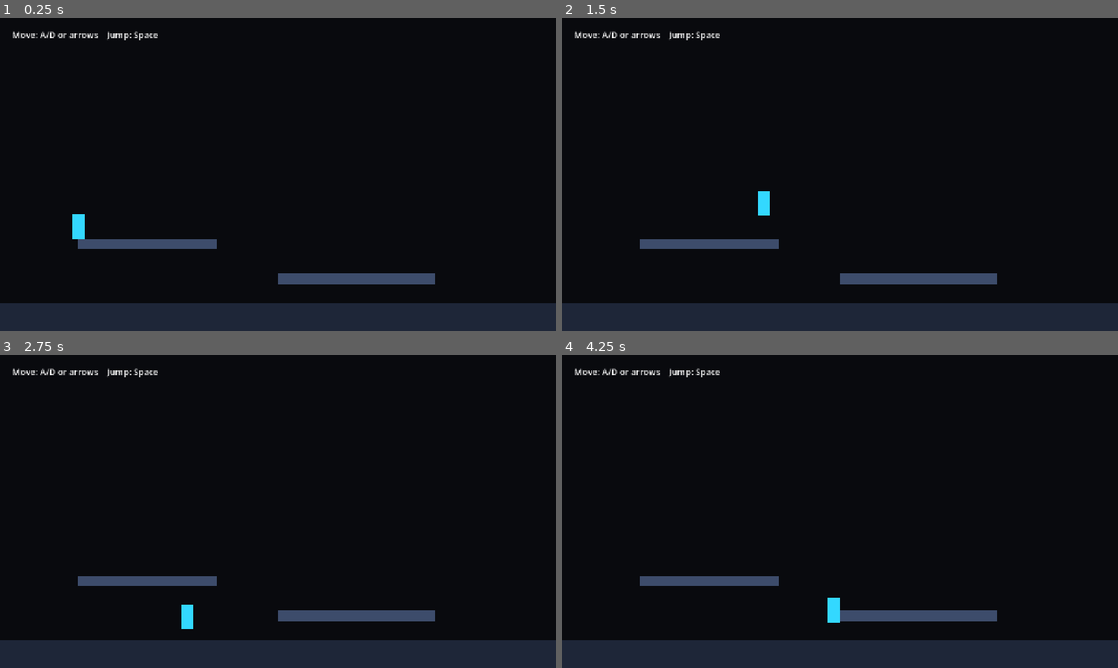
Above: before the commit, frames 1-4 (two rows, left to right).
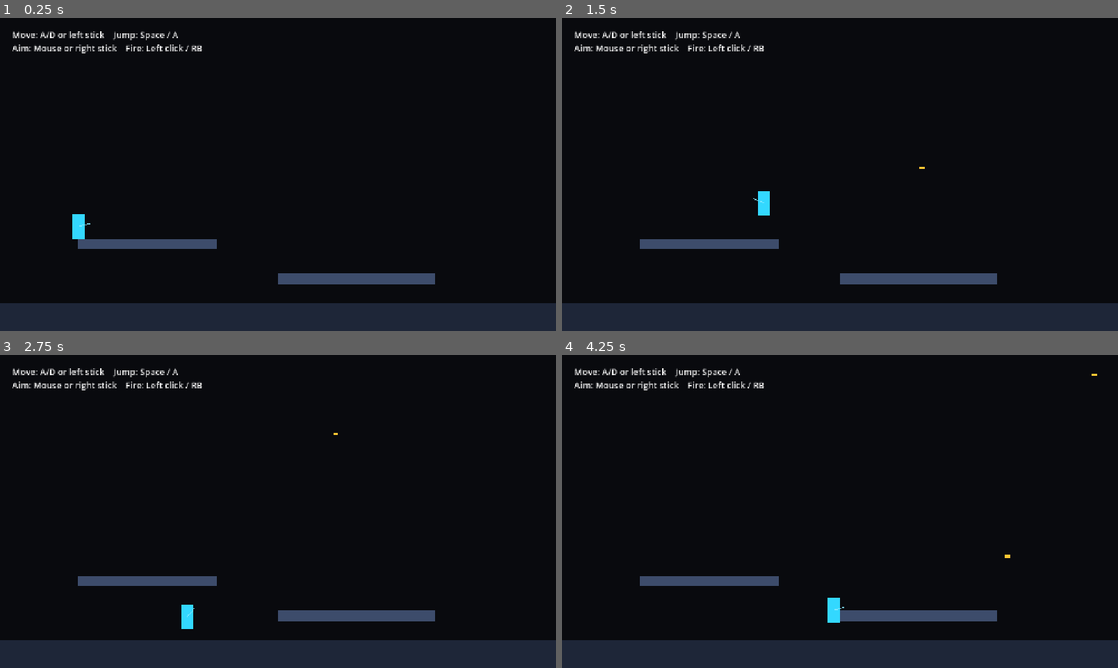
Above: after the commit, the same moments.

Repository: YangYuS8/riftwire
Game: Godot game, scene res://game/actors/player/movement_lab.tscn
The game is run twice, just before and just after one commit, with the same random seed, the same clock (stepped at 60 frames per second) and the same inputs.
Inputs (mouse positions are in pixels of both pictures, inside the frame that each line leads up to):
- Up to frame 1 (0.25 s): no input
- Up to frame 2 (1.5 s): tap Enter at 0.5 s; move the mouse to (962, 158) at 0.52 s; hold D (move_right) from 0.53 s (still down); click (962, 158) at 0.6 s; tap Space (jump) at 0.77, 0.8, 1.07, 1.35 s; move the mouse to (728, 190) at 1.27 s
- Up to frame 3 (2.75 s): tap Space (jump) at 1.52, 1.82, 2.3 s; click (166, 527) at 1.55 s; move the mouse to (333, 442) at 2.02 s; release D (move_right) at 2.03 s; hold A (move_left) from 2.03 s (still down); click (333, 442) at 2.1 s
- Up to frame 4 (4.25 s): move the mouse to (812, 574) at 2.77 s; release A (move_left) at 2.78 s; hold D (move_right) from 2.78 s (still down); click (812, 574) at 2.85 s; tap Space (jump) at 3.02, 3.32, 3.6, 3.77, 4.07 s; move the mouse to (1006, 558) at 3.52 s; click (1006, 558) at 3.67 s

The runs differ from the first frame. In frame 1, 0.6% of the frame differs, in the area x 2-37%, y 4-67%; in frame 2, 0.6%; in frame 3, 0.6%; in frame 4, 0.7%, in the area x 2-97%, y 4-82%.

Commit message:
feat: add first-pass aiming and base shooting
Extend player commands with aiming and fire state, add mouse and controller input bindings, introduce a deterministic weapon fire model and base projectile lifecycle, integrate a reusable player weapon component, and add unit and scene coverage.

Refs #5.

Diff:
--- a/game/actors/player/input/action_player_input_source.gd
+++ b/game/actors/player/input/action_player_input_source.gd
@@ -4,40 +4,122 @@
 const ACTION_MOVE_LEFT: StringName = &"move_left"
 const ACTION_MOVE_RIGHT: StringName = &"move_right"
 const ACTION_JUMP: StringName = &"jump"
+const ACTION_AIM_LEFT: StringName = &"aim_left"
+const ACTION_AIM_RIGHT: StringName = &"aim_right"
+const ACTION_AIM_UP: StringName = &"aim_up"
+const ACTION_AIM_DOWN: StringName = &"aim_down"
+const ACTION_FIRE: StringName = &"fire"
+const AIM_STICK_THRESHOLD_SQUARED: float = 0.04
+
+var _pointer_direction_provider: Callable
 
 
-func _init() -> void:
+func _init(pointer_direction_provider: Callable = Callable()) -> void:
+	_pointer_direction_provider = pointer_direction_provider
 	_ensure_default_actions()
 
 
 func sample() -> PlayerInputFrame:
+	var aim_direction := Input.get_vector(
+		ACTION_AIM_LEFT,
+		ACTION_AIM_RIGHT,
+		ACTION_AIM_UP,
+		ACTION_AIM_DOWN
+	)
+	if aim_direction.length_squared() < AIM_STICK_THRESHOLD_SQUARED:
+		aim_direction = _sample_pointer_direction()
+
 	return PlayerInputFrame.new(
 		Input.get_axis(ACTION_MOVE_LEFT, ACTION_MOVE_RIGHT),
 		Input.is_action_just_pressed(ACTION_JUMP),
-		Input.is_action_pressed(ACTION_JUMP)
+		Input.is_action_pressed(ACTION_JUMP),
+		aim_direction,
+		Input.is_action_just_pressed(ACTION_FIRE),
+		Input.is_action_pressed(ACTION_FIRE)
 	)
 
 
-static func _ensure_default_actions() -> void:
-	_ensure_action(ACTION_MOVE_LEFT, [KEY_A, KEY_LEFT])
-	_ensure_action(ACTION_MOVE_RIGHT, [KEY_D, KEY_RIGHT])
-	_ensure_action(ACTION_JUMP, [KEY_SPACE])
+func _sample_pointer_direction() -> Vector2:
+	if not _pointer_direction_provider.is_valid():
+		return Vector2.RIGHT
+	var sampled_direction: Variant = _pointer_direction_provider.call()
+	if sampled_direction is Vector2:
+		return sampled_direction
+	return Vector2.RIGHT
 
 
-static func _ensure_action(action: StringName, physical_keys: Array[int]) -> void:
-	if not InputMap.has_action(action):
-		InputMap.add_action(action)
+static func _ensure_default_actions() -> void:
+	_ensure_action(ACTION_MOVE_LEFT)
+	_add_physical_key(ACTION_MOVE_LEFT, KEY_A)
+	_add_physical_key(ACTION_MOVE_LEFT, KEY_LEFT)
+	_add_joy_motion(ACTION_MOVE_LEFT, JOY_AXIS_LEFT_X, -1.0)
 
-	for physical_key in physical_keys:
-		if _has_physical_key(action, physical_key):
-			continue
-		var event := InputEventKey.new()
-		event.physical_keycode = physical_key
-		InputMap.action_add_event(action, event)
+	_ensure_action(ACTION_MOVE_RIGHT)
+	_add_physical_key(ACTION_MOVE_RIGHT, KEY_D)
+	_add_physical_key(ACTION_MOVE_RIGHT, KEY_RIGHT)
+	_add_joy_motion(ACTION_MOVE_RIGHT, JOY_AXIS_LEFT_X, 1.0)
+
+	_ensure_action(ACTION_JUMP)
+	_add_physical_key(ACTION_JUMP, KEY_SPACE)
+	_add_joy_button(ACTION_JUMP, JOY_BUTTON_A)
+
+	_ensure_action(ACTION_AIM_LEFT)
+	_add_joy_motion(ACTION_AIM_LEFT, JOY_AXIS_RIGHT_X, -1.0)
+	_ensure_action(ACTION_AIM_RIGHT)
+	_add_joy_motion(ACTION_AIM_RIGHT, JOY_AXIS_RIGHT_X, 1.0)
+	_ensure_action(ACTION_AIM_UP)
+	_add_joy_motion(ACTION_AIM_UP, JOY_AXIS_RIGHT_Y, -1.0)
+	_ensure_action(ACTION_AIM_DOWN)
+	_add_joy_motion(ACTION_AIM_DOWN, JOY_AXIS_RIGHT_Y, 1.0)
+
+	_ensure_action(ACTION_FIRE)
+	_add_mouse_button(ACTION_FIRE, MOUSE_BUTTON_LEFT)
+	_add_joy_button(ACTION_FIRE, JOY_BUTTON_RIGHT_SHOULDER)
 
 
-static func _has_physical_key(action: StringName, physical_key: int) -> bool:
-	for event in InputMap.action_get_events(action):
-		if event is InputEventKey and event.physical_keycode == physical_key:
-			return true
-	return false
+static func _ensure_action(action: StringName) -> void:
+	if not InputMap.has_action(action):
+		InputMap.add_action(action, 0.2)
+	else:
+		InputMap.action_set_deadzone(action, 0.2)
+
+
+static func _add_physical_key(action: StringName, physical_key: int) -> void:
+	for existing_event in InputMap.action_get_events(action):
+		if existing_event is InputEventKey and existing_event.physical_keycode == physical_key:
+			return
+	var event := InputEventKey.new()
+	event.physical_keycode = physical_key
+	InputMap.action_add_event(action, event)
+
+
+static func _add_joy_motion(action: StringName, axis: int, axis_value: float) -> void:
+	for existing_event in InputMap.action_get_events(action):
+		if (
+			existing_event is InputEventJoypadMotion
+			and existing_event.axis == axis
+			and is_equal_approx(existing_event.axis_value, axis_value)
+		):
+			return
+	var event := InputEventJoypadMotion.new()
+	event.axis = axis
+	event.axis_value = axis_value
+	InputMap.action_add_event(action, event)
+
+
+static func _add_joy_button(action: StringName, button_index: int) -> void:
+	for existing_event in InputMap.action_get_events(action):
+		if existing_event is InputEventJoypadButton and existing_event.button_index == button_index:
+			return
+	var event := InputEventJoypadButton.new()
+	event.button_index = button_index
+	InputMap.action_add_event(action, event)
+
+
+static func _add_mouse_button(action: StringName, button_index: int) -> void:
+	for existing_event in InputMap.action_get_events(action):
+		if existing_event is InputEventMouseButton and existing_event.button_index == button_index:
+			return
+	var event := InputEventMouseButton.new()
+	event.button_index = button_index
+	InputMap.action_add_event(action, event)
--- a/game/actors/player/input/player_input_frame.gd
+++ b/game/actors/player/input/player_input_frame.gd
@@ -4,21 +4,43 @@
 var move_axis: float
 var jump_pressed: bool
 var jump_held: bool
+var aim_direction: Vector2
+var fire_pressed: bool
+var fire_held: bool
 
 
 func _init(
 	p_move_axis: float = 0.0,
 	p_jump_pressed: bool = false,
-	p_jump_held: bool = false
+	p_jump_held: bool = false,
+	p_aim_direction: Vector2 = Vector2.RIGHT,
+	p_fire_pressed: bool = false,
+	p_fire_held: bool = false
 ) -> void:
 	move_axis = clampf(p_move_axis, -1.0, 1.0)
 	jump_pressed = p_jump_pressed
 	jump_held = p_jump_held
+	aim_direction = _normalized_aim(p_aim_direction)
+	fire_pressed = p_fire_pressed
+	fire_held = p_fire_held
 
 
 func copy() -> PlayerInputFrame:
-	return PlayerInputFrame.new(move_axis, jump_pressed, jump_held)
+	return PlayerInputFrame.new(
+		move_axis,
+		jump_pressed,
+		jump_held,
+		aim_direction,
+		fire_pressed,
+		fire_held
+	)
 
 
 static func neutral() -> PlayerInputFrame:
 	return PlayerInputFrame.new()
+
+
+static func _normalized_aim(direction: Vector2) -> Vector2:
+	if direction.length_squared() <= 0.000001:
+		return Vector2.RIGHT
+	return direction.normalized()
--- a/game/actors/player/movement_lab.tscn
+++ b/game/actors/player/movement_lab.tscn
@@ -53,7 +53,7 @@
 [node name="Instructions" type="Label" parent="."]
 offset_left = 28.0
 offset_top = 24.0
-offset_right = 430.0
-offset_bottom = 54.0
+offset_right = 900.0
+offset_bottom = 84.0
 theme_override_font_sizes/font_size = 20
-text = "Move: A/D or arrows    Jump: Space"
+text = "Move: A/D or left stick    Jump: Space / A\nAim: Mouse or right stick    Fire: Left click / RB"
--- a/game/actors/player/player.gd
+++ b/game/actors/player/player.gd
@@ -9,6 +9,7 @@
 
 var _input_source: PlayerInputSource
 var _movement_model: PlayerMovementModel
+var _weapon: PlayerWeapon
 
 
 func _ready() -> void:
@@ -30,6 +31,12 @@
 	return _movement_model
 
 
+func get_weapon() -> PlayerWeapon:
+	_ensure_dependencies()
+	assert(_weapon != null, "Player scene must provide a PlayerWeapon child named Weapon.")
+	return _weapon
+
+
 func simulate_input(input_frame: PlayerInputFrame, delta: float) -> void:
 	_ensure_dependencies()
 	_movement_model.velocity = velocity
@@ -37,12 +44,20 @@
 	move_and_slide()
 	_movement_model.reconcile_after_move(is_on_floor(), velocity)
 	velocity = _movement_model.velocity
+	if _weapon != null:
+		_weapon.simulate_input(input_frame, delta)
+
+
+func _sample_pointer_direction() -> Vector2:
+	return get_global_mouse_position() - global_position
 
 
 func _ensure_dependencies() -> void:
 	if movement_config == null:
 		movement_config = DEFAULT_MOVEMENT_CONFIG
 	if _input_source == null:
-		_input_source = ActionPlayerInputSource.new()
+		_input_source = ActionPlayerInputSource.new(Callable(self, "_sample_pointer_direction"))
 	if _movement_model == null:
 		_movement_model = PlayerMovementModel.new(movement_config)
+	if _weapon == null:
+		_weapon = get_node_or_null("Weapon") as PlayerWeapon
--- a/game/actors/player/player.tscn
+++ b/game/actors/player/player.tscn
@@ -1,7 +1,8 @@
-[gd_scene load_steps=4 format=3]
+[gd_scene load_steps=5 format=3]
 
 [ext_resource type="Script" path="res://game/actors/player/player.gd" id="1_player"]
 [ext_resource type="Resource" path="res://game/actors/player/default_player_movement_config.tres" id="2_config"]
+[ext_resource type="PackedScene" path="res://game/combat/weapons/player_weapon.tscn" id="3_weapon"]
 
 [sub_resource type="CapsuleShape2D" id="CapsuleShape2D_player"]
 radius = 14.0
@@ -19,3 +20,5 @@
 [node name="PlaceholderBody" type="Polygon2D" parent="."]
 polygon = PackedVector2Array(-14, -28, 14, -28, 14, 28, -14, 28)
 color = Color(0.2, 0.85, 1, 1)
+
+[node name="Weapon" parent="." instance=ExtResource("3_weapon")]
--- /dev/null
+++ b/game/combat/projectiles/base_projectile.gd
@@ -0,0 +1,19 @@
+extends Area2D
+class_name BaseProjectile
+
+var travel_direction: Vector2 = Vector2.RIGHT
+var speed: float = 720.0
+var lifetime_remaining: float = 1.5
+
+
+func configure(direction: Vector2, p_speed: float, lifetime_seconds: float) -> void:
+	travel_direction = direction.normalized() if direction.length_squared() > 0.000001 else Vector2.RIGHT
+	speed = maxf(0.0, p_speed)
+	lifetime_remaining = maxf(0.0, lifetime_seconds)
+
+
+func _physics_process(delta: float) -> void:
+	global_position += travel_direction * speed * delta
+	lifetime_remaining -= delta
+	if lifetime_remaining <= 0.0:
+		queue_free()
--- /dev/null
+++ b/game/combat/projectiles/base_projectile.tscn
@@ -0,0 +1,20 @@
+[gd_scene load_steps=3 format=3]
+
+[ext_resource type="Script" path="res://game/combat/projectiles/base_projectile.gd" id="1_projectile"]
+
+[sub_resource type="CircleShape2D" id="CircleShape2D_projectile"]
+radius = 4.0
+
+[node name="BaseProjectile" type="Area2D"]
+collision_layer = 0
+collision_mask = 0
+monitoring = false
+monitorable = false
+script = ExtResource("1_projectile")
+
+[node name="CollisionShape2D" type="CollisionShape2D" parent="."]
+shape = SubResource("CircleShape2D_projectile")
+
+[node name="Visual" type="Polygon2D" parent="."]
+polygon = PackedVector2Array(-6, -3, 6, -3, 6, 3, -6, 3)
+color = Color(1, 0.78, 0.2, 1)
--- /dev/null
+++ b/game/combat/weapons/base_weapon_config.gd
@@ -0,0 +1,21 @@
+extends Resource
+class_name BaseWeaponConfig
+
+@export_range(0.016, 10.0, 0.001, "or_greater") var fire_interval_seconds: float = 0.15
+@export_range(1.0, 5000.0, 1.0, "or_greater") var projectile_speed: float = 720.0
+@export_range(0.016, 30.0, 0.001, "or_greater") var projectile_lifetime_seconds: float = 1.5
+
+
+func validation_errors() -> PackedStringArray:
+	var errors := PackedStringArray()
+	if fire_interval_seconds <= 0.0:
+		errors.append("fire_interval_seconds must be greater than zero")
+	if projectile_speed <= 0.0:
+		errors.append("projectile_speed must be greater than zero")
+	if projectile_lifetime_seconds <= 0.0:
+		errors.append("projectile_lifetime_seconds must be greater than zero")
+	return errors
+
+
+func is_configuration_valid() -> bool:
+	return validation_errors().is_empty()
--- /dev/null
+++ b/game/combat/weapons/default_base_weapon_config.tres
@@ -0,0 +1,9 @@
+[gd_resource type="Resource" script_class="BaseWeaponConfig" load_steps=2 format=3]
+
+[ext_resource type="Script" path="res://game/combat/weapons/base_weapon_config.gd" id="1_config"]
+
+[resource]
+script = ExtResource("1_config")
+fire_interval_seconds = 0.15
+projectile_speed = 720.0
+projectile_lifetime_seconds = 1.5
--- /dev/null
+++ b/game/combat/weapons/player_weapon.gd
@@ -0,0 +1,67 @@
+extends Node2D
+class_name PlayerWeapon
+
+signal projectile_fired(projectile: BaseProjectile)
+
+const DEFAULT_CONFIG: BaseWeaponConfig = preload(
+	"res://game/combat/weapons/default_base_weapon_config.tres"
+)
+const DEFAULT_PROJECTILE_SCENE: PackedScene = preload(
+	"res://game/combat/projectiles/base_projectile.tscn"
+)
+
+@export var config: BaseWeaponConfig
+@export var projectile_scene: PackedScene
+
+var _fire_model: WeaponFireModel
+var _aim_direction: Vector2 = Vector2.RIGHT
+var _muzzle: Marker2D
+
+
+func _ready() -> void:
+	_ensure_dependencies()
+
+
+func simulate_input(input_frame: PlayerInputFrame, delta: float) -> void:
+	_ensure_dependencies()
+	_aim_direction = input_frame.aim_direction
+	rotation = _aim_direction.angle()
+	if _fire_model.step(input_frame.fire_pressed or input_frame.fire_held, delta):
+		_spawn_projectile()
+
+
+func get_aim_direction() -> Vector2:
+	return _aim_direction
+
+
+func get_fire_model() -> WeaponFireModel:
+	_ensure_dependencies()
+	return _fire_model
+
+
+func _spawn_projectile() -> void:
+	var projectile := projectile_scene.instantiate() as BaseProjectile
+	assert(projectile != null, "Configured projectile scene must instantiate BaseProjectile.")
+	projectile.configure(
+		_aim_direction,
+		config.projectile_speed,
+		config.projectile_lifetime_seconds
+	)
+
+	var player := get_parent()
+	var spawn_parent := player.get_parent() if player != null else null
+	assert(spawn_parent != null, "PlayerWeapon requires a parent scene for projectile spawning.")
+	spawn_parent.add_child(projectile)
+	projectile.global_position = _muzzle.global_position if _muzzle != null else global_position
+	projectile_fired.emit(projectile)
+
+
+func _ensure_dependencies() -> void:
+	if config == null:
+		config = DEFAULT_CONFIG
+	if projectile_scene == null:
+		projectile_scene = DEFAULT_PROJECTILE_SCENE
+	if _fire_model == null:
+		_fire_model = WeaponFireModel.new(config)
+	if _muzzle == null:
+		_muzzle = get_node_or_null("Muzzle") as Marker2D
--- /dev/null
+++ b/game/combat/weapons/player_weapon.tscn
@@ -0,0 +1,16 @@
+[gd_scene load_steps=3 format=3]
+
+[ext_resource type="Script" path="res://game/combat/weapons/player_weapon.gd" id="1_weapon"]
+[ext_resource type="Resource" path="res://game/combat/weapons/default_base_weapon_config.tres" id="2_config"]
+
+[node name="Weapon" type="Node2D"]
+script = ExtResource("1_weapon")
+config = ExtResource("2_config")
+
+[node name="AimLine" type="Line2D" parent="."]
+points = PackedVector2Array(0, 0, 28, 0)
+width = 2.0
+default_color = Color(0.55, 0.92, 1, 0.8)
+
+[node name="Muzzle" type="Marker2D" parent="."]
+position = Vector2(28, 0)
--- /dev/null
+++ b/game/combat/weapons/weapon_fire_model.gd
@@ -0,0 +1,25 @@
+extends RefCounted
+class_name WeaponFireModel
+
+var config: BaseWeaponConfig
+var cooldown_remaining: float = 0.0
+
+
+func _init(p_config: BaseWeaponConfig = null) -> void:
+	config = p_config if p_config != null else BaseWeaponConfig.new()
+	assert(config.is_configuration_valid(), "Weapon fire model requires a valid configuration.")
+
+
+func step(fire_requested: bool, delta: float) -> bool:
+	assert(delta >= 0.0, "Weapon simulation delta cannot be negative.")
+	cooldown_remaining = maxf(0.0, cooldown_remaining - delta)
+	if not fire_requested:
+		return false
+	if cooldown_remaining > 0.000001:
+		return false
+	cooldown_remaining = config.fire_interval_seconds
+	return true
+
+
+func reset() -> void:
+	cooldown_remaining = 0.0
--- /dev/null
+++ b/tests/integration/combat/test_base_projectile.gd
@@ -0,0 +1,36 @@
+extends GutTest
+
+const PROJECTILE_SCENE: PackedScene = preload(
+	"res://game/combat/projectiles/base_projectile.tscn"
+)
+
+
+func test_projectile_moves_in_configured_direction() -> void:
+	var fixture := Node2D.new()
+	add_child_autofree(fixture)
+	var projectile := PROJECTILE_SCENE.instantiate() as BaseProjectile
+	fixture.add_child(projectile)
+	projectile.configure(Vector2.RIGHT, 120.0, 1.0)
+	var start_x := projectile.position.x
+
+	await _wait_physics_frames(3)
+
+	assert_almost_eq(projectile.position.x, start_x + 6.0, 1.0)
+	assert_almost_eq(projectile.position.y, 0.0, 0.1)
+
+
+func test_projectile_expires_after_configured_lifetime() -> void:
+	var fixture := Node2D.new()
+	add_child_autofree(fixture)
+	var projectile := PROJECTILE_SCENE.instantiate() as BaseProjectile
+	fixture.add_child(projectile)
+	projectile.configure(Vector2.RIGHT, 120.0, 0.05)
+
+	await _wait_physics_frames(5)
+
+	assert_false(is_instance_valid(projectile))
+
+
+func _wait_physics_frames(frame_count: int) -> void:
+	for _frame in range(frame_count):
+		await get_tree().physics_frame
--- /dev/null
+++ b/tests/integration/combat/test_player_weapon_scene.gd
@@ -0,0 +1,62 @@
+extends GutTest
+
+const PLAYER_SCENE: PackedScene = preload("res://game/actors/player/player.tscn")
+
+
+func test_scripted_held_fire_spawns_repeatable_projectile_count() -> void:
+	var fixture := Node2D.new()
+	add_child_autofree(fixture)
+	var player := PLAYER_SCENE.instantiate() as RiftwirePlayer
+	fixture.add_child(player)
+
+	var frames: Array[PlayerInputFrame] = []
+	for _frame in range(30):
+		frames.append(
+			PlayerInputFrame.new(
+				0.0,
+				false,
+				false,
+				Vector2.RIGHT,
+				false,
+				true
+			)
+		)
+	player.set_input_source(ScriptedPlayerInputSource.new(frames))
+
+	await _wait_physics_frames(30)
+
+	var projectiles := _projectiles_in(fixture)
+	assert_eq(projectiles.size(), 4)
+	for projectile in projectiles:
+		assert_eq(projectile.travel_direction, Vector2.RIGHT)
+		assert_true(projectile.global_position.x > player.global_position.x)
+
+
+func test_scripted_aim_rotates_weapon_without_physical_input() -> void:
+	var fixture := Node2D.new()
+	add_child_autofree(fixture)
+	var player := PLAYER_SCENE.instantiate() as RiftwirePlayer
+	fixture.add_child(player)
+	player.set_input_source(
+		ScriptedPlayerInputSource.new(
+			[PlayerInputFrame.new(0.0, false, false, Vector2.UP)]
+		)
+	)
+
+	await _wait_physics_frames(1)
+
+	assert_eq(player.get_weapon().get_aim_direction(), Vector2.UP)
+	assert_almost_eq(player.get_weapon().rotation, -PI / 2.0, 0.001)
+
+
+func _projectiles_in(parent: Node) -> Array[BaseProjectile]:
+	var projectiles: Array[BaseProjectile] = []
+	for child in parent.get_children():
+		if child is BaseProjectile:
+			projectiles.append(child)
+	return projectiles
+
+
+func _wait_physics_frames(frame_count: int) -> void:
+	for _frame in range(frame_count):
+		await get_tree().physics_frame
--- /dev/null
+++ b/tests/unit/combat/test_weapon_fire_model.gd
@@ -0,0 +1,34 @@
+extends GutTest
+
+const FIXED_DELTA: float = 1.0 / 60.0
+
+
+func test_held_fire_repeats_at_configured_interval() -> void:
+	var config := BaseWeaponConfig.new()
+	config.fire_interval_seconds = 0.2
+	var model := WeaponFireModel.new(config)
+	var shot_count := 0
+
+	for _frame in range(60):
+		if model.step(true, FIXED_DELTA):
+			shot_count += 1
+
+	assert_eq(shot_count, 5)
+
+
+func test_release_does_not_create_a_shot() -> void:
+	var model := WeaponFireModel.new(BaseWeaponConfig.new())
+
+	assert_false(model.step(false, FIXED_DELTA))
+	assert_true(model.step(true, FIXED_DELTA))
+	assert_false(model.step(false, FIXED_DELTA))
+
+
+func test_reset_allows_an_immediate_shot() -> void:
+	var model := WeaponFireModel.new(BaseWeaponConfig.new())
+	assert_true(model.step(true, FIXED_DELTA))
+	assert_false(model.step(true, FIXED_DELTA))
+
+	model.reset()
+
+	assert_true(model.step(true, FIXED_DELTA))
--- /dev/null
+++ b/tests/unit/player/test_player_input_frame.gd
@@ -0,0 +1,28 @@
+extends GutTest
+
+
+func test_aim_direction_is_normalized_with_right_fallback() -> void:
+	var aimed_frame := PlayerInputFrame.new(0.0, false, false, Vector2(4.0, 0.0))
+	var neutral_aim_frame := PlayerInputFrame.new(0.0, false, false, Vector2.ZERO)
+
+	assert_eq(aimed_frame.aim_direction, Vector2.RIGHT)
+	assert_eq(neutral_aim_frame.aim_direction, Vector2.RIGHT)
+
+
+func test_copy_preserves_aim_and_fire_state() -> void:
+	var source := PlayerInputFrame.new(
+		-0.5,
+		true,
+		true,
+		Vector2.UP,
+		true,
+		true
+	)
+	var copied := source.copy()
+
+	assert_ne(copied, source)
+	assert_eq(copied.move_axis, -0.5)
+	assert_true(copied.jump_pressed)
+	assert_eq(copied.aim_direction, Vector2.UP)
+	assert_true(copied.fire_pressed)
+	assert_true(copied.fire_held)
Not shown, added: game/combat/projectiles/base_projectile.gd.uid
Not shown, added: game/combat/weapons/base_weapon_config.gd.uid
Not shown, added: game/combat/weapons/player_weapon.gd.uid
Not shown, added: game/combat/weapons/weapon_fire_model.gd.uid
Not shown, added: tests/integration/combat/test_base_projectile.gd.uid
Not shown, added: tests/integration/combat/test_player_weapon_scene.gd.uid
Not shown, added: tests/unit/combat/test_weapon_fire_model.gd.uid
Not shown, added: tests/unit/player/test_player_input_frame.gd.uid
